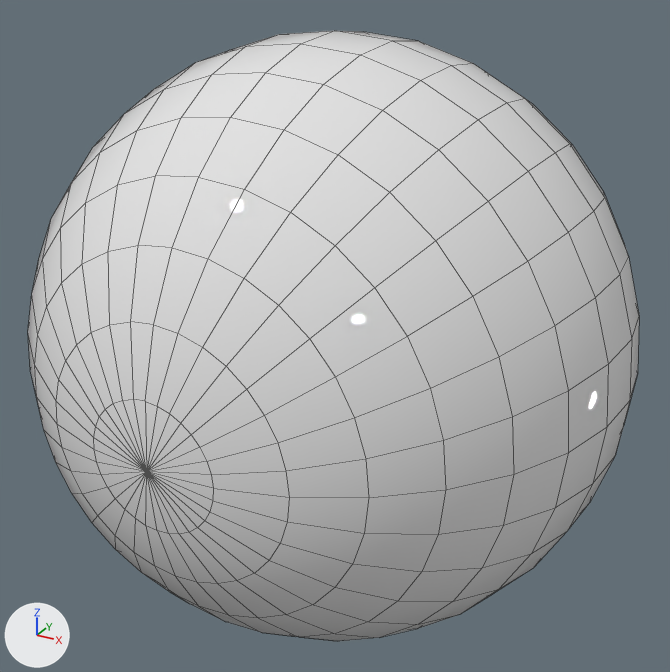
What one commit did to the FBX model Multiplayer Game Design Project Part 1/Assets/OBJs/Eyeball.fbx.
Both versions are drawn from a 50 mm camera at (1.415, -2.567, 1.282) aimed at (0.003, 0.001, -0.002). The axes (+X, +Y, +Z) are drawn at lower left. The lights are the same throughout. Mesh edges are drawn as thin lines. Where no turn or scale is listed for an object, it has been applied to the vertices.

Before the edit, the objects in view are built like this:
```python
me_sphere_001 = bpy.data.meshes.new('Sphere.001')
me_sphere_001.from_pydata(...)  # 996 vertices, 1056 faces; spans x -1.0..1.0, y -1.0..1.0, z -1.0..1.0
# faces by material slot: [512, 416, 64, 32, 32]
me_sphere_001.materials.append(mat_material_001)  # white #e7e7e7
me_sphere_001.materials.append(mat_material_002)  # white #e7e7e7
me_sphere_001.materials.append(mat_material_005)  # pink #e334e7
me_sphere_001.materials.append(mat_material_004)  # white #e7e7e7
me_sphere_001.materials.append(mat_material_003)  # purple #8c1fe7
ob_eyeball = bpy.data.objects.new('Eyeball', me_sphere_001)
ob_eyeball.location = (0.0, 0.0, 0.0)
```
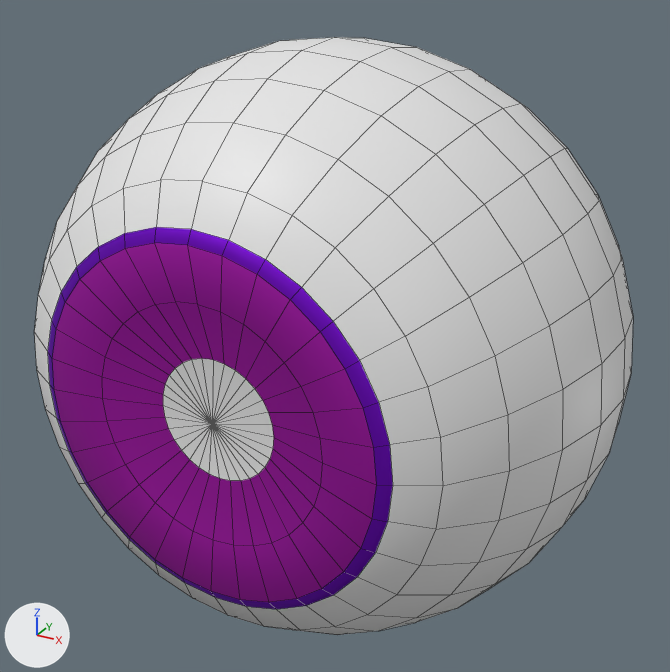
Location of each change, (x1, y1, x2, y2) in pixels of the pictures (670 x 672 px):
'Eyeball', reshaped
    before: (28, 31, 639, 641)
    after: (34, 37, 633, 635)
part 1 of me_sphere_001, deleted
    before: (28, 31, 639, 641)

What changed in the scene script:
```text
Change me_sphere_001:
    where me_sphere_001.from_pydata(...)  # 996 vertices, 1056 faces; spans x -1.0..1.0, y -1.0..1.0, z -1.0..1.0
    used by ob_eyeball; location = (0.0, 0.0, 0.0)
    remove me_sphere_001.materials.append(mat_material_001)  # white #e7e7e7
    me_sphere_001 part 1: the loose piece of 482 vertices spanning x -1.0..1.0, y -1.0..1.0, z -1.0..1.0 is deleted
```
